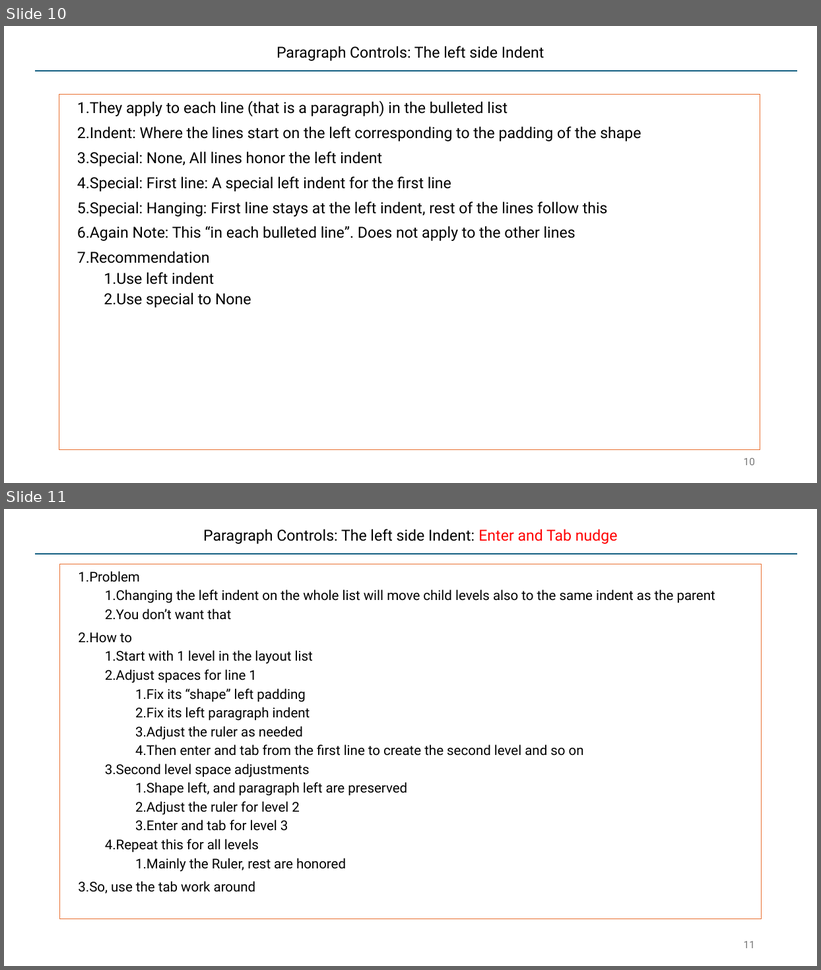
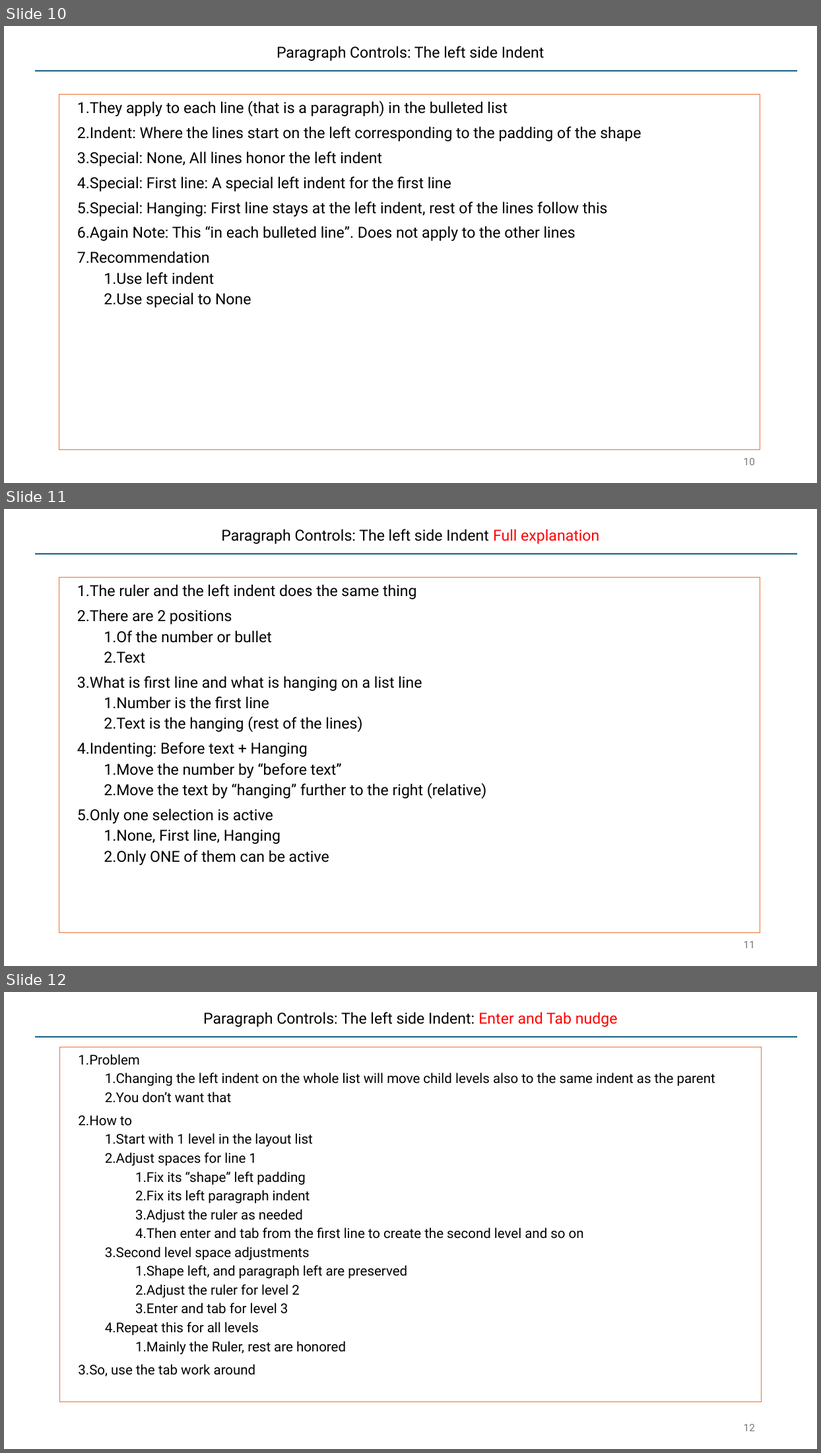
Before and after one commit to SatyaKomatineni/articles-repo, a slide deck: architecture/styling-lists-in-powerpoint.pptx. Shown one above the other, each under a label of ours: slides 10 and 11 before the commit, slides 10, 11 and 12 after it. The pictures are 821x970 and 821x1453 pixels, drawn with LibreOffice and Linux fonts; fonts in the diff are those of the drawing. Boxes give left, top, right and bottom in pixels: in the first picture for what was removed or moved away, otherwise in the second. Text is boxed around its words. In the diff, an @@ line names an element or a change of style, - is before the commit and + after.

Commit message:
Explanation of paragraph indents

```diff
--- a/architecture/styling-lists-in-powerpoint.pptx
+++ b/architecture/styling-lists-in-powerpoint.pptx
@@ slide 11 added at (4, 509, 817, 966), background #FFFFFF; not listed: 1 template element that a slide beside it also shows @@
@@ title added at (221, 529, 599, 544), 18 pt, text #000000 @@
+Paragraph Controls: The left side Indent Full explanation
@@ text added at (59, 578, 760, 933), outline #E97132 0.75 pt, 18 pt, text #000000 @@
+1. The ruler and the left indent does the same thing
+2. There are 2 positions
+  1. Of the number or bullet
+  2. Text
+3. What is first line and what is hanging on a list line
+  1. Number is the first line
+  2. Text is the hanging (rest of the lines)
+4. Indenting: Before text + Hanging
+  1. Move the number by “before text”
+  2. Move the text by “hanging” further to the right (relative)
+5. Only one selection is active
+  1. None, First line, Hanging
+  2. Only ONE of them can be active
@@ page number added at (744, 941, 755, 949), 12 pt, text #797979 @@
+11
@@ what was slide 11 is now slide 12 @@
@@ page number at (744, 1424, 755, 1432): text changed @@
-11
+12
```
Also in this commit, not shown: 1 slide changed.
